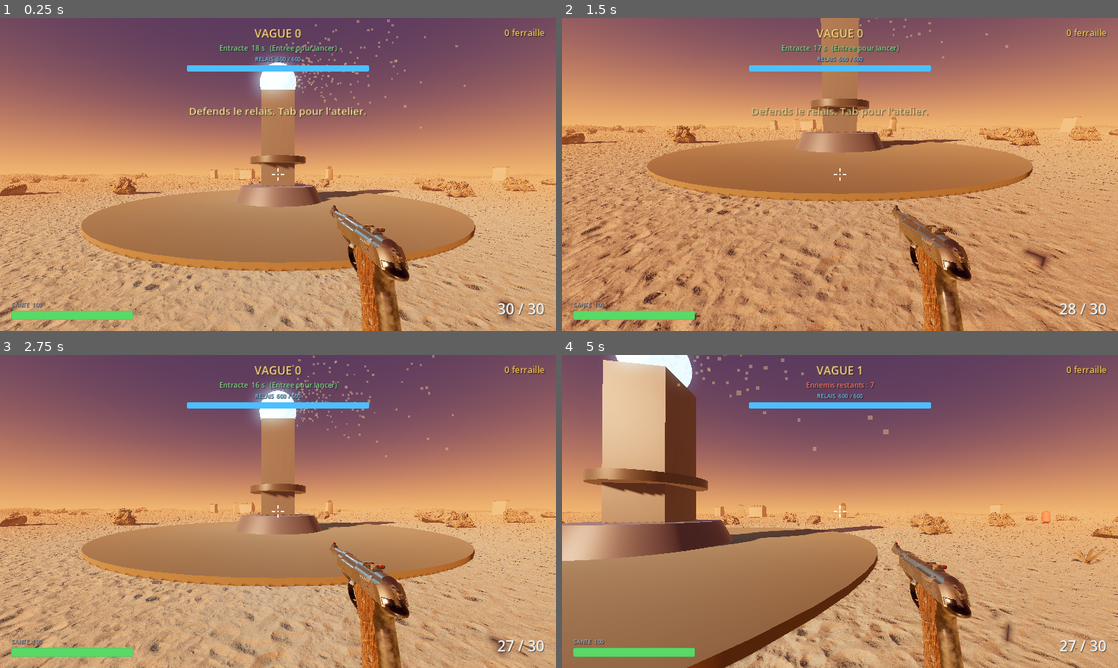
Above: before the commit, frames 1-4 (two rows, left to right).
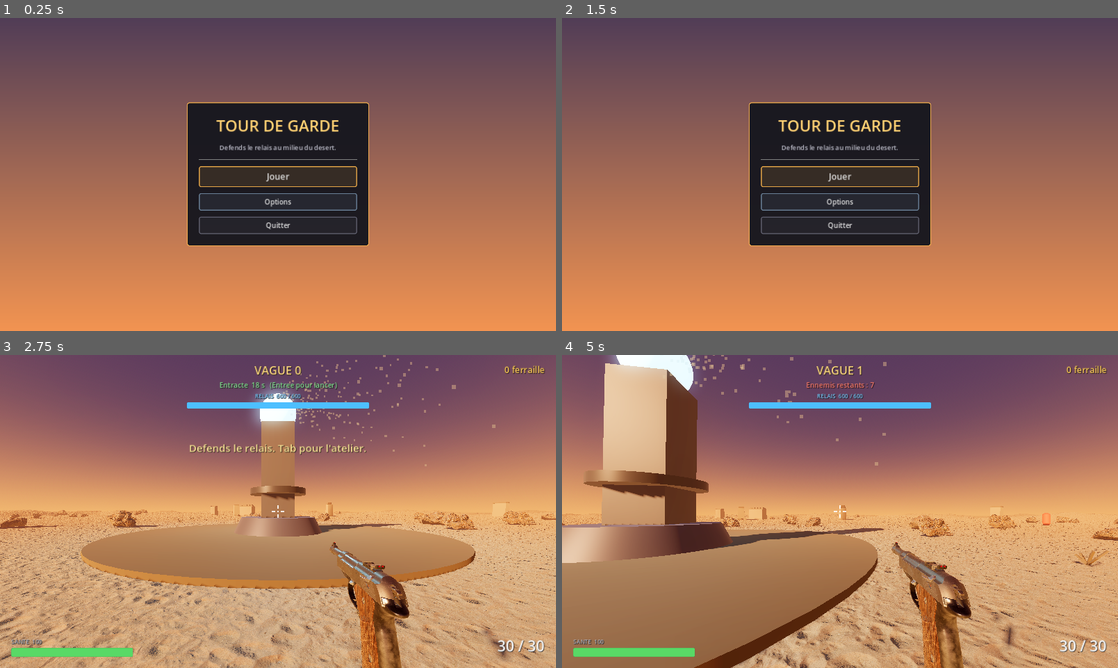
Above: after the commit, the same moments.

Repository: 100zb/tour-de-garde
Game: Godot game, scene res://scenes/main_menu.tscn
The game is run twice, just before and just after one commit, with the same random seed, the same clock (stepped at 60 frames per second) and the same inputs. Before the commit the project starts from res://scenes/main.tscn.
Inputs (mouse positions are in pixels of both pictures, inside the frame that each line leads up to):
- Up to frame 1 (0.25 s): no input
- Up to frame 2 (1.5 s): click (840, 202) at 0.5 s, where only the run after the commit has a clickable "Options"; click (840, 221) at 1.25 s, where only the run after the commit has a clickable "Retour"
- Up to frame 3 (2.75 s): click (278, 514) at 2 s, where only the run after the commit has a clickable "Jouer"
- Up to frame 4 (5 s): tap Enter (restart) at 2.75, 4.25 s; move the mouse to (867, 511) at 2.77 s; hold W (move_forward) 2.78-3.5 s; tap Tab (shop) at 2.85, 4.55 s; click (867, 511) at 2.92 s; tap Space (jump) at 3.02 s; drag from (728, 527) to (812, 574) at 3.52 s; move the mouse to (895, 442) at 4.27 s; hold D (move_right) from 4.28 s (still down); hold Shift (sprint) from 4.28 s (still down); click (895, 442) at 4.42 s

The runs differ from the first frame. In frame 1, 76% of the frame differs, in the area x 0-100%, y 0-100%; in frame 2, 87%; in frame 3, 12%; in frame 4, 9.3%.

Commit message:
Ajoute un menu principal et un ecran d'options
Menu principal (scenes/main_menu.tscn, scripts/main_menu.gd) : premier
ecran affiche au lancement (project.godot::run/main_scene), avant
d'entrer dans la partie. Construit en code comme le reste de l'UI (voir
shop.gd), meme identite visuelle. Boutons Jouer (charge main.tscn),
Options, Quitter.

Options : sensibilite souris (curseur 0.2x-3.0x, applique en temps
reel) et plein ecran, accessibles depuis un second panneau du meme
menu (bascule d'affichage, comme la boutique en jeu).

Persistance (scripts/game.gd) : nouvelles variables mouse_sensitivity/
fullscreen sur l'autoload Game, sauvegardees dans user://settings.cfg
via ConfigFile et rechargees au demarrage (_enter_tree). Sauvegarde
uniquement au relachement du curseur du slider (pas a chaque tick) pour
eviter de spammer le disque.

scripts/player.gd applique desormais MOUSE_SENSITIVITY * Game.mouse_
sensitivity au lieu de la constante seule.

Verifie : import et execution headless sans erreur ; navigation menu
<-> options <-> retour testee par script ; sauvegarde puis rechargement
depuis le disque confirmant la persistance reelle (valeur modifiee
retrouvee apres reload) ; sensibilite en jeu verifiee proportionnelle
(x2 de sensibilite = rotation caméra exactement doublee) ; flux complet
menu -> Jouer -> partie en cours sans erreur.

Co-Authored-By: Claude Sonnet 5 <noreply@anthropic.com>
Claude-Session: https://claude.ai/code/session_01JfH1K84Rym112DTN6enNAS

Diff:
--- a/project.godot
+++ b/project.godot
@@ -6,7 +6,7 @@
 
 config/name="Tour de Garde"
 config/description="Defends ton relais au milieu du desert. Des vagues d'ennemis arrivent. Tu tires, tu ramasses de la ferraille, tu ameliores."
-run/main_scene="res://scenes/main.tscn"
+run/main_scene="res://scenes/main_menu.tscn"
 config/features=PackedStringArray("4.3", "Forward Plus")
 config/icon="res://icon.svg"
 
--- /dev/null
+++ b/scenes/main_menu.tscn
@@ -0,0 +1,6 @@
+[gd_scene format=3]
+
+[ext_resource type="Script" path="res://scripts/main_menu.gd" id="1_menu"]
+
+[node name="MainMenu" type="Control"]
+script = ExtResource("1_menu")
--- a/scripts/game.gd
+++ b/scripts/game.gd
@@ -34,8 +34,51 @@
 var bonus_magazine: int = 0
 var turrets_built: int = 0
 
+# --------------------------------------------------------------- options
+## Preferences utilisateur (menu Options) : persistantes entre les parties
+## et entre les lancements du jeu, contrairement au reste de cet etat.
+const SETTINGS_PATH := "user://settings.cfg"
+const MIN_MOUSE_SENSITIVITY := 0.2
+const MAX_MOUSE_SENSITIVITY := 3.0
+
+var mouse_sensitivity: float = 1.0
+var fullscreen: bool = false
+
 func _enter_tree() -> void:
 	_register_inputs()
+	_load_settings()
+
+func _load_settings() -> void:
+	var config := ConfigFile.new()
+	if config.load(SETTINGS_PATH) != OK:
+		return
+	mouse_sensitivity = clampf(
+		config.get_value("options", "mouse_sensitivity", 1.0),
+		MIN_MOUSE_SENSITIVITY,
+		MAX_MOUSE_SENSITIVITY
+	)
+	fullscreen = config.get_value("options", "fullscreen", false)
+	_apply_fullscreen()
+
+func save_settings() -> void:
+	var config := ConfigFile.new()
+	config.set_value("options", "mouse_sensitivity", mouse_sensitivity)
+	config.set_value("options", "fullscreen", fullscreen)
+	config.save(SETTINGS_PATH)
+
+func set_mouse_sensitivity(value: float) -> void:
+	mouse_sensitivity = clampf(value, MIN_MOUSE_SENSITIVITY, MAX_MOUSE_SENSITIVITY)
+
+func set_fullscreen(value: bool) -> void:
+	fullscreen = value
+	_apply_fullscreen()
+	save_settings()
+
+func _apply_fullscreen() -> void:
+	if DisplayServer.get_name() == "headless":
+		return
+	var mode := DisplayServer.WINDOW_MODE_FULLSCREEN if fullscreen else DisplayServer.WINDOW_MODE_WINDOWED
+	DisplayServer.window_set_mode(mode)
 
 func _register_inputs() -> void:
 	for action_name in KEY_BINDINGS:
--- /dev/null
+++ b/scripts/main_menu.gd
@@ -0,0 +1,222 @@
+extends Control
+## Menu principal : premier ecran affiche au lancement, avant d'entrer dans
+## la partie. Construit en code comme le reste de l'UI (voir shop.gd), meme
+## identite visuelle (panneau sombre, bordure orange). Le bouton "Options"
+## bascule vers un second panneau (memes principe que la boutique en jeu :
+## un seul ecran, on montre/cache selon le contexte).
+
+var _main_panel: PanelContainer
+var _options_panel: PanelContainer
+var _sensitivity_value_label: Label
+
+func _ready() -> void:
+	if DisplayServer.get_name() != "headless":
+		Input.mouse_mode = Input.MOUSE_MODE_VISIBLE
+	_build()
+
+func _build() -> void:
+	set_anchors_and_offsets_preset(Control.PRESET_FULL_RECT)
+	add_child(_gradient_background())
+
+	var centerer := CenterContainer.new()
+	add_child(centerer)
+	centerer.set_anchors_and_offsets_preset(Control.PRESET_FULL_RECT)
+
+	_main_panel = _build_main_panel()
+	centerer.add_child(_main_panel)
+
+	_options_panel = _build_options_panel()
+	_options_panel.visible = false
+	centerer.add_child(_options_panel)
+
+func _build_main_panel() -> PanelContainer:
+	var panel := PanelContainer.new()
+	panel.custom_minimum_size = Vector2(420, 0)
+	panel.add_theme_stylebox_override("panel", _panel_style())
+
+	var column := VBoxContainer.new()
+	column.add_theme_constant_override("separation", 14)
+	panel.add_child(column)
+
+	var title := Label.new()
+	title.text = "TOUR DE GARDE"
+	title.horizontal_alignment = HORIZONTAL_ALIGNMENT_CENTER
+	title.add_theme_font_size_override("font_size", 36)
+	title.add_theme_color_override("font_color", Color(1.0, 0.82, 0.45))
+	column.add_child(title)
+
+	var subtitle := Label.new()
+	subtitle.text = "Defends le relais au milieu du desert."
+	subtitle.horizontal_alignment = HORIZONTAL_ALIGNMENT_CENTER
+	subtitle.add_theme_font_size_override("font_size", 15)
+	subtitle.add_theme_color_override("font_color", Color(0.75, 0.75, 0.8))
+	column.add_child(subtitle)
+
+	column.add_child(HSeparator.new())
+
+	var play_button := Button.new()
+	play_button.text = "Jouer"
+	play_button.custom_minimum_size = Vector2(0, 48)
+	play_button.add_theme_font_size_override("font_size", 20)
+	_style_button(play_button, Color(1.0, 0.72, 0.3, 0.9))
+	play_button.pressed.connect(_on_play_pressed)
+	column.add_child(play_button)
+
+	var options_button := Button.new()
+	options_button.text = "Options"
+	options_button.custom_minimum_size = Vector2(0, 40)
+	_style_button(options_button, Color(0.45, 0.55, 0.65, 0.9))
+	options_button.pressed.connect(_on_options_pressed)
+	column.add_child(options_button)
+
+	var quit_button := Button.new()
+	quit_button.text = "Quitter"
+	quit_button.custom_minimum_size = Vector2(0, 40)
+	_style_button(quit_button, Color(0.4, 0.4, 0.46, 0.9))
+	quit_button.pressed.connect(_on_quit_pressed)
+	column.add_child(quit_button)
+
+	return panel
+
+func _build_options_panel() -> PanelContainer:
+	var panel := PanelContainer.new()
+	panel.custom_minimum_size = Vector2(420, 0)
+	panel.add_theme_stylebox_override("panel", _panel_style())
+
+	var column := VBoxContainer.new()
+	column.add_theme_constant_override("separation", 14)
+	panel.add_child(column)
+
+	var title := Label.new()
+	title.text = "OPTIONS"
+	title.horizontal_alignment = HORIZONTAL_ALIGNMENT_CENTER
+	title.add_theme_font_size_override("font_size", 28)
+	title.add_theme_color_override("font_color", Color(1.0, 0.82, 0.45))
+	column.add_child(title)
+
+	column.add_child(HSeparator.new())
+
+	# ----------------------------------------------------- sensibilite souris
+	var sensitivity_row := HBoxContainer.new()
+	sensitivity_row.add_theme_constant_override("separation", 10)
+	column.add_child(sensitivity_row)
+
+	var sensitivity_label := Label.new()
+	sensitivity_label.text = "Sensibilite souris"
+	sensitivity_label.size_flags_horizontal = Control.SIZE_EXPAND_FILL
+	sensitivity_row.add_child(sensitivity_label)
+
+	_sensitivity_value_label = Label.new()
+	_sensitivity_value_label.text = "%.2fx" % Game.mouse_sensitivity
+	_sensitivity_value_label.custom_minimum_size = Vector2(50, 0)
+	sensitivity_row.add_child(_sensitivity_value_label)
+
+	var sensitivity_slider := HSlider.new()
+	sensitivity_slider.min_value = Game.MIN_MOUSE_SENSITIVITY
+	sensitivity_slider.max_value = Game.MAX_MOUSE_SENSITIVITY
+	sensitivity_slider.step = 0.05
+	sensitivity_slider.value = Game.mouse_sensitivity
+	sensitivity_slider.custom_minimum_size = Vector2(0, 24)
+	sensitivity_slider.value_changed.connect(_on_sensitivity_changed)
+	sensitivity_slider.drag_ended.connect(_on_sensitivity_drag_ended)
+	column.add_child(sensitivity_slider)
+
+	column.add_child(HSeparator.new())
+
+	# ------------------------------------------------------------ plein ecran
+	var fullscreen_row := HBoxContainer.new()
+	fullscreen_row.add_theme_constant_override("separation", 10)
+	column.add_child(fullscreen_row)
+
+	var fullscreen_label := Label.new()
+	fullscreen_label.text = "Plein ecran"
+	fullscreen_label.size_flags_horizontal = Control.SIZE_EXPAND_FILL
+	fullscreen_row.add_child(fullscreen_label)
+
+	var fullscreen_check := CheckButton.new()
+	fullscreen_check.button_pressed = Game.fullscreen
+	fullscreen_check.toggled.connect(_on_fullscreen_toggled)
+	fullscreen_row.add_child(fullscreen_check)
+
+	column.add_child(HSeparator.new())
+
+	var back_button := Button.new()
+	back_button.text = "Retour"
+	back_button.custom_minimum_size = Vector2(0, 40)
+	_style_button(back_button, Color(0.4, 0.4, 0.46, 0.9))
+	back_button.pressed.connect(_on_back_pressed)
+	column.add_child(back_button)
+
+	return panel
+
+## Degrade violet -> orange, memes couleurs que le ciel en jeu (Phase 6).
+func _gradient_background() -> TextureRect:
+	var gradient := Gradient.new()
+	gradient.set_color(0, Color(0.32, 0.24, 0.34))
+	gradient.set_color(1, Color(0.95, 0.58, 0.32))
+
+	var texture := GradientTexture2D.new()
+	texture.gradient = gradient
+	texture.fill_from = Vector2(0.5, 0.0)
+	texture.fill_to = Vector2(0.5, 1.0)
+	texture.width = 2
+	texture.height = 256
+
+	var rect := TextureRect.new()
+	rect.texture = texture
+	rect.stretch_mode = TextureRect.STRETCH_SCALE
+	rect.set_anchors_and_offsets_preset(Control.PRESET_FULL_RECT)
+	return rect
+
+## Donne un cadre visible a un bouton (le theme par defaut est trop discret
+## sur un fond sombre) : bordure pleine au repos, remplie au survol.
+func _style_button(button: Button, accent: Color) -> void:
+	var normal := StyleBoxFlat.new()
+	normal.bg_color = Color(accent.r, accent.g, accent.b, 0.12)
+	normal.border_color = accent
+	normal.set_border_width_all(2)
+	normal.set_corner_radius_all(4)
+	button.add_theme_stylebox_override("normal", normal)
+
+	var hover := StyleBoxFlat.new()
+	hover.bg_color = Color(accent.r, accent.g, accent.b, 0.32)
+	hover.border_color = accent
+	hover.set_border_width_all(2)
+	hover.set_corner_radius_all(4)
+	button.add_theme_stylebox_override("hover", hover)
+	button.add_theme_stylebox_override("pressed", hover)
+
+func _panel_style() -> StyleBoxFlat:
+	var style := StyleBoxFlat.new()
+	style.bg_color = Color(0.09, 0.09, 0.12, 0.97)
+	style.border_color = Color(1.0, 0.72, 0.3, 0.8)
+	style.set_border_width_all(2)
+	style.set_corner_radius_all(6)
+	style.set_content_margin_all(28)
+	return style
+
+func _on_play_pressed() -> void:
+	get_tree().change_scene_to_file("res://scenes/main.tscn")
+
+func _on_options_pressed() -> void:
+	_main_panel.visible = false
+	_options_panel.visible = true
+
+func _on_back_pressed() -> void:
+	_options_panel.visible = false
+	_main_panel.visible = true
+
+func _on_quit_pressed() -> void:
+	get_tree().quit()
+
+func _on_sensitivity_changed(value: float) -> void:
+	Game.set_mouse_sensitivity(value)
+	_sensitivity_value_label.text = "%.2fx" % value
+
+## Sauvegarde sur disque uniquement au relachement du curseur, pas a
+## chaque increment pendant le glissement (evite de spammer le disque).
+func _on_sensitivity_drag_ended(_value_changed: bool) -> void:
+	Game.save_settings()
+
+func _on_fullscreen_toggled(pressed: bool) -> void:
+	Game.set_fullscreen(pressed)
--- a/scripts/player.gd
+++ b/scripts/player.gd
@@ -71,8 +71,9 @@
 	if is_dead:
 		return
 	if event is InputEventMouseMotion and Input.mouse_mode == Input.MOUSE_MODE_CAPTURED:
-		rotate_y(-event.relative.x * MOUSE_SENSITIVITY)
-		head.rotate_x(-event.relative.y * MOUSE_SENSITIVITY)
+		var sensitivity := MOUSE_SENSITIVITY * Game.mouse_sensitivity
+		rotate_y(-event.relative.x * sensitivity)
+		head.rotate_x(-event.relative.y * sensitivity)
 		head.rotation.x = clampf(head.rotation.x, -PITCH_LIMIT, PITCH_LIMIT)
 
 func _physics_process(delta: float) -> void:
